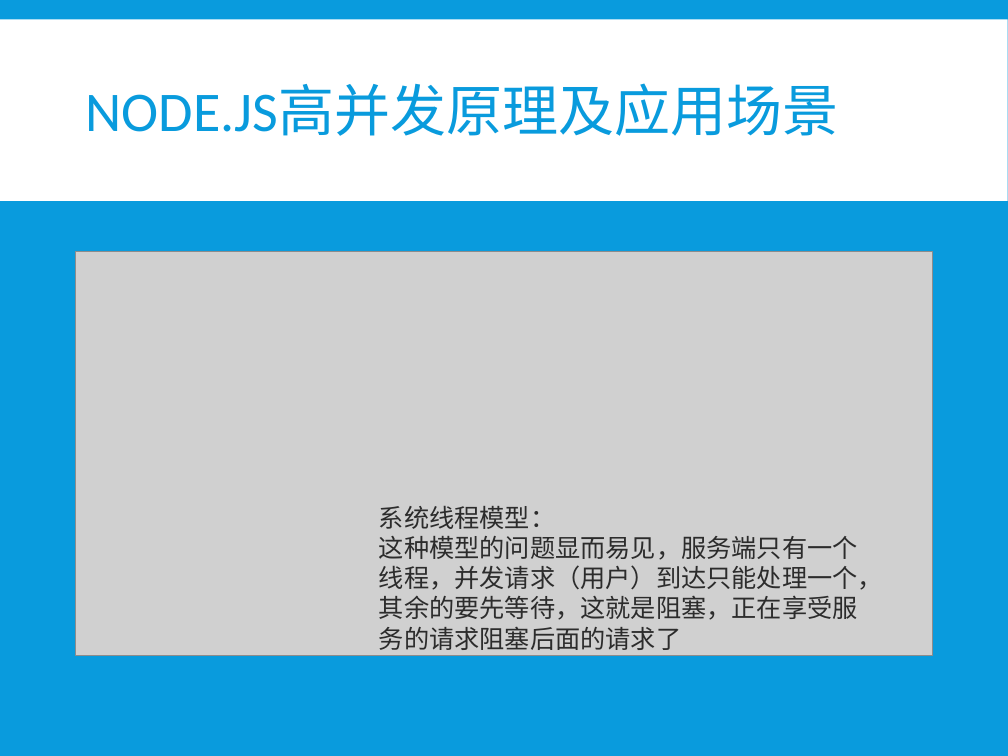
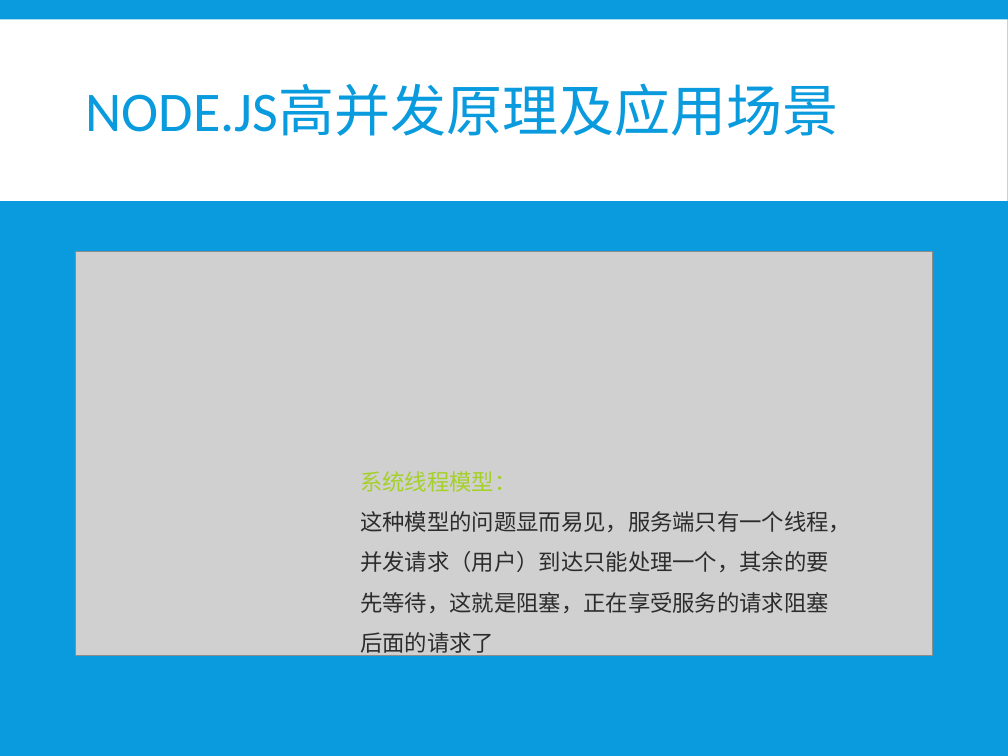
Before and after one commit to xiayu1986/webLearn, a slide deck: slide 14 of mix/技术分享/NODE技术分享.pptx. Drawn at 1008x756 pixels with LibreOffice and Linux fonts; fonts in the diff are those of the drawing; grey boxes stand for pictures. Boxes give left, top, right and bottom in pixels: in the first picture for what was removed or moved away, otherwise in the second. Text is boxed around its words. In the diff, an @@ line names an element or a change of style, - is before the commit and + after.

```diff
--- a/mix/技术分享/NODE技术分享.pptx
+++ b/mix/技术分享/NODE技术分享.pptx
@@ text "系统线程模型：": place and size @@
-text "系统线程模型：" at (379, 506, 883, 650)
+text "系统线程模型：" at (360, 471, 851, 656)
@@ text "系统线程模型：" at (360, 471, 851, 656): size 18 to 16 pt; text colour #2C2C2C to #A5D028 in "系统线程模型："; line spacing 1 to 1.5 @@
```
Also in this commit, not shown: 12 other slides changed.
